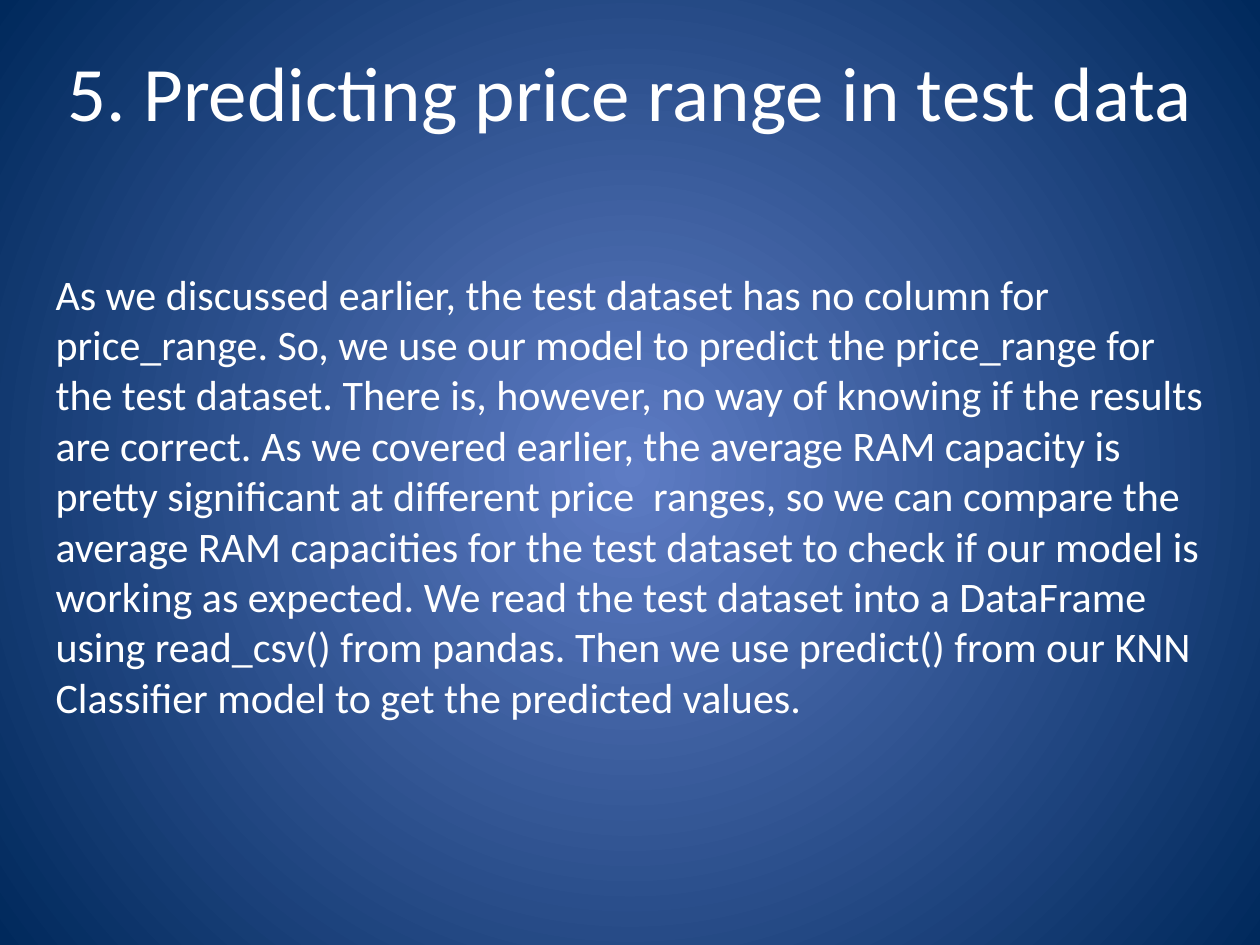
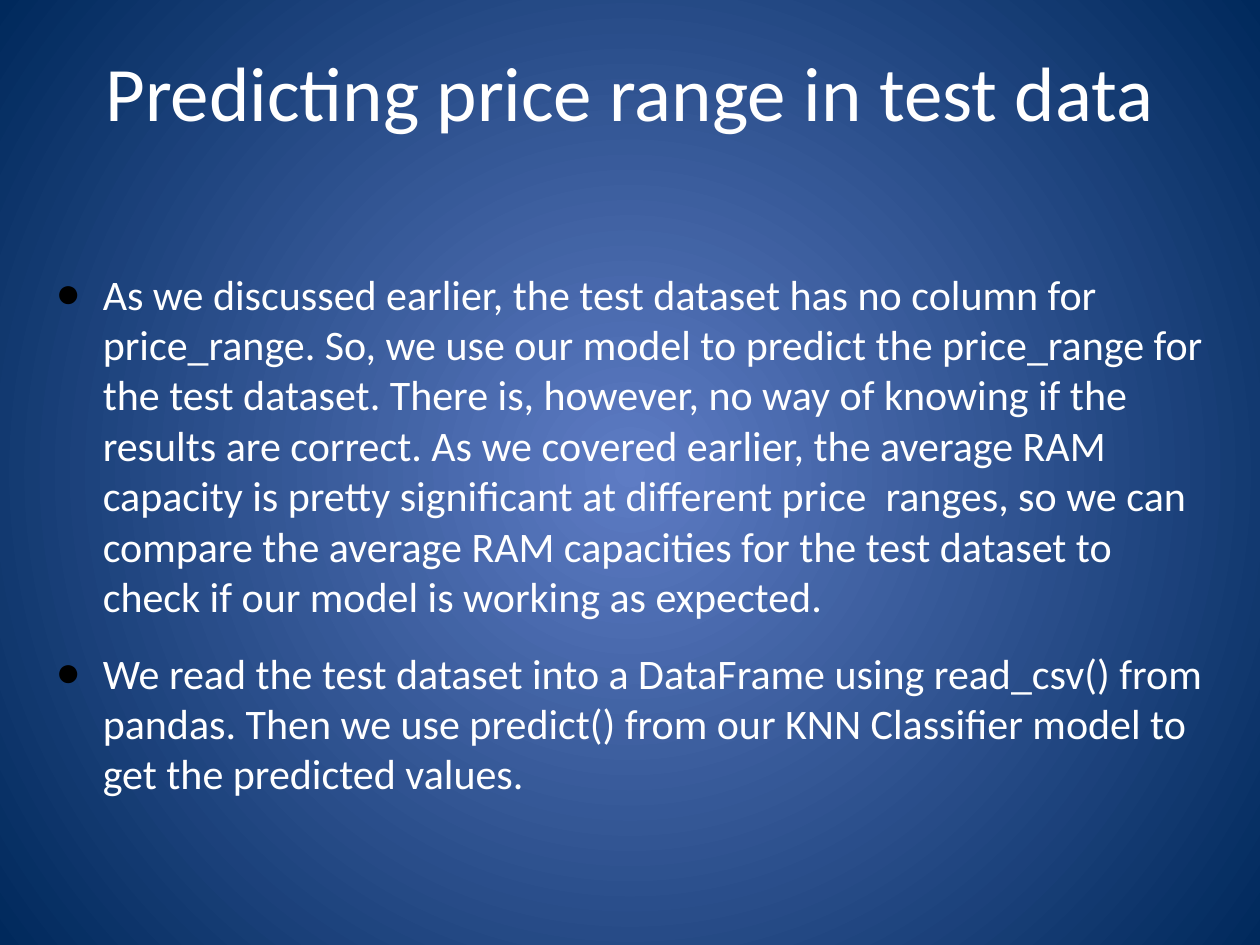
Before and after one commit to debjitg97/Mobile-Price-Classifier, a slide deck: slide 21 of Mobile Price Prediction Using KNN Classifier.pptx. Drawn at 1260x945 pixels with LibreOffice and Linux fonts; fonts in the diff are those of the drawing. Boxes give left, top, right and bottom in pixels: in the first picture for what was removed or moved away, otherwise in the second. Text is boxed around its words. In the diff, an @@ line names an element or a change of style, - is before the commit and + after.

```diff
--- a/Mobile Price Prediction Using KNN Classifier.pptx
+++ b/Mobile Price Prediction Using KNN Classifier.pptx
@@ text at (105,67,1153,135): text changed @@
-5. Predicting price range in test data
+Predicting price range in test data
@@ text at (103,281,1203,797): text changed @@
-As we discussed earlier, the test dataset has no column for price_range. So, we use our model to predict the price_range for the test dataset. There is, however, no way of knowing if the results are correct. As we covered earlier, the average RAM capacity is pretty significant at different price ranges, so we can compare the average RAM capacities for the test dataset to check if our model is working as expected. We read the test dataset into a DataFrame using read_csv() from pandas. Then we use predict() from our KNN Classifier model to get the predicted values.
+● As we discussed earlier, the test dataset has no column for price_range. So, we use our model to predict the price_range for the test dataset. There is, however, no way of knowing if the results are correct. As we covered earlier, the average RAM capacity is pretty significant at different price ranges, so we can compare the average RAM capacities for the test dataset to check if our model is working as expected.
+● We read the test dataset into a DataFrame using read_csv() from pandas. Then we use predict() from our KNN Classifier model to get the predicted values.
```
Also in this commit, not shown: 22 other slides changed.
